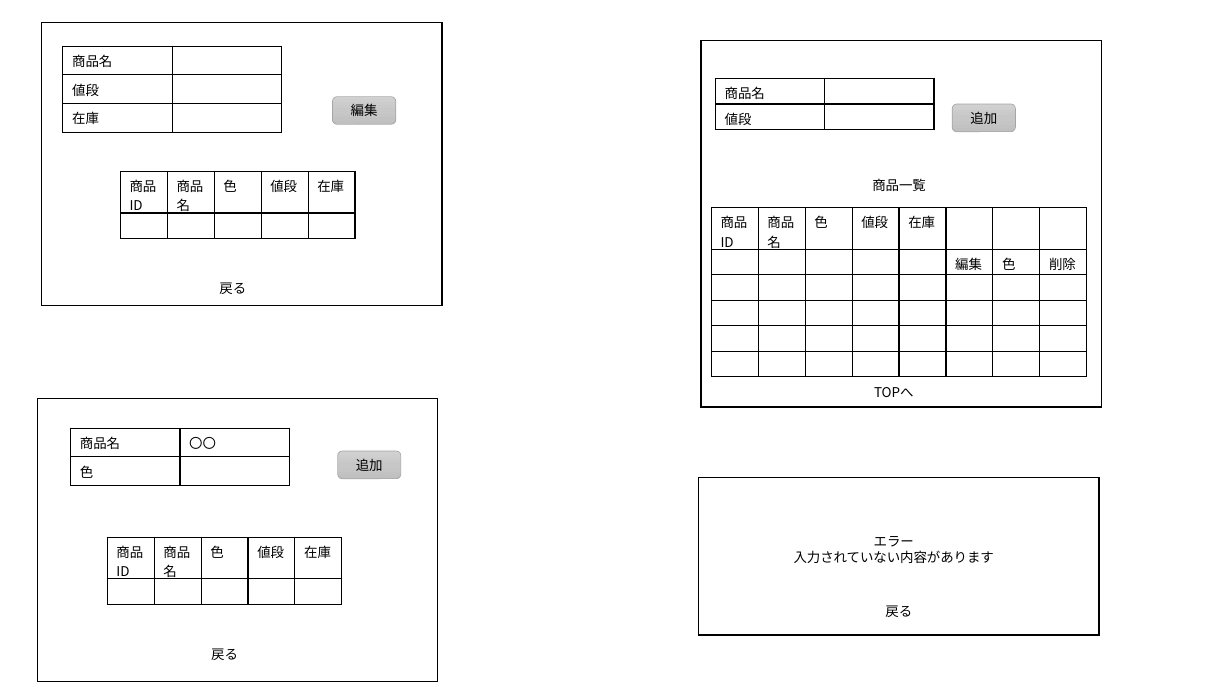
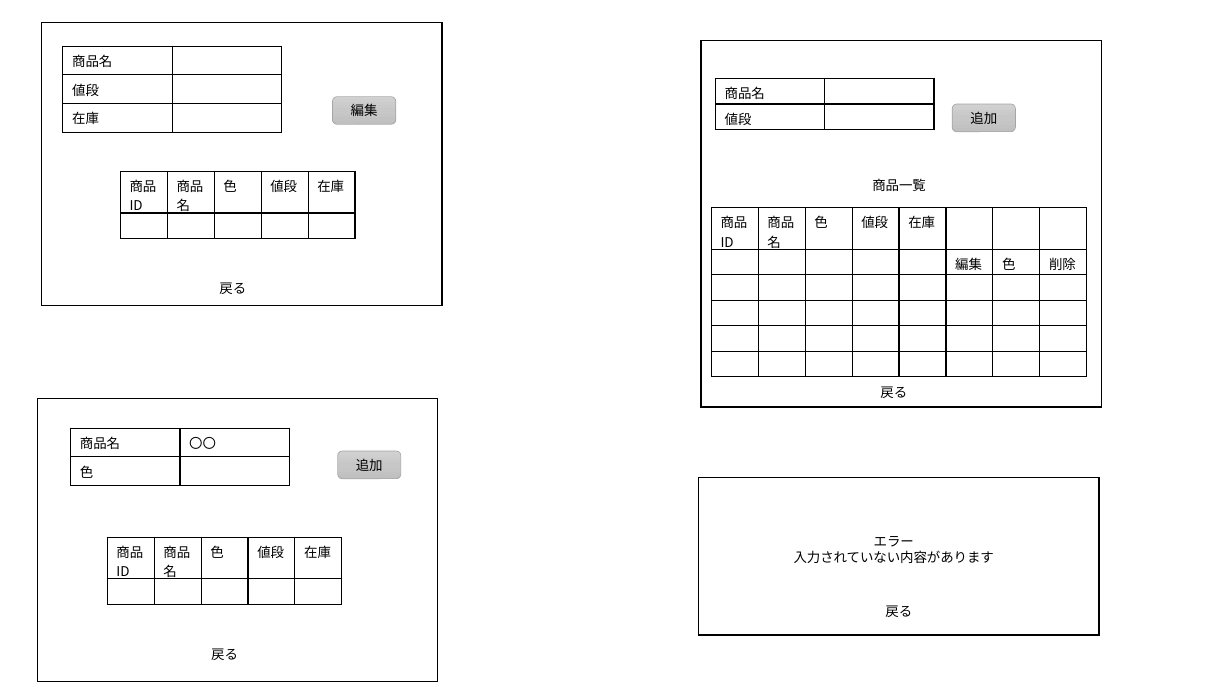
Before and after one commit to MitsukiFujita/Webapp, a slide deck: slide 4 of フレームワーク.pptx. Drawn at 1232x693 pixels with LibreOffice and Linux fonts; fonts in the diff are those of the drawing. Boxes give left, top, right and bottom in pixels: in the first picture for what was removed or moved away, otherwise in the second. Text is boxed around its words. In the diff, an @@ line names an element or a change of style, - is before the commit and + after.

```diff
--- a/フレームワーク.pptx
+++ b/フレームワーク.pptx
@@ text at [880, 386, 907, 398]: text changed @@
-TOPへ
+戻る
```
Also in this commit, not shown: 8 other slides changed, 7 slides added.
